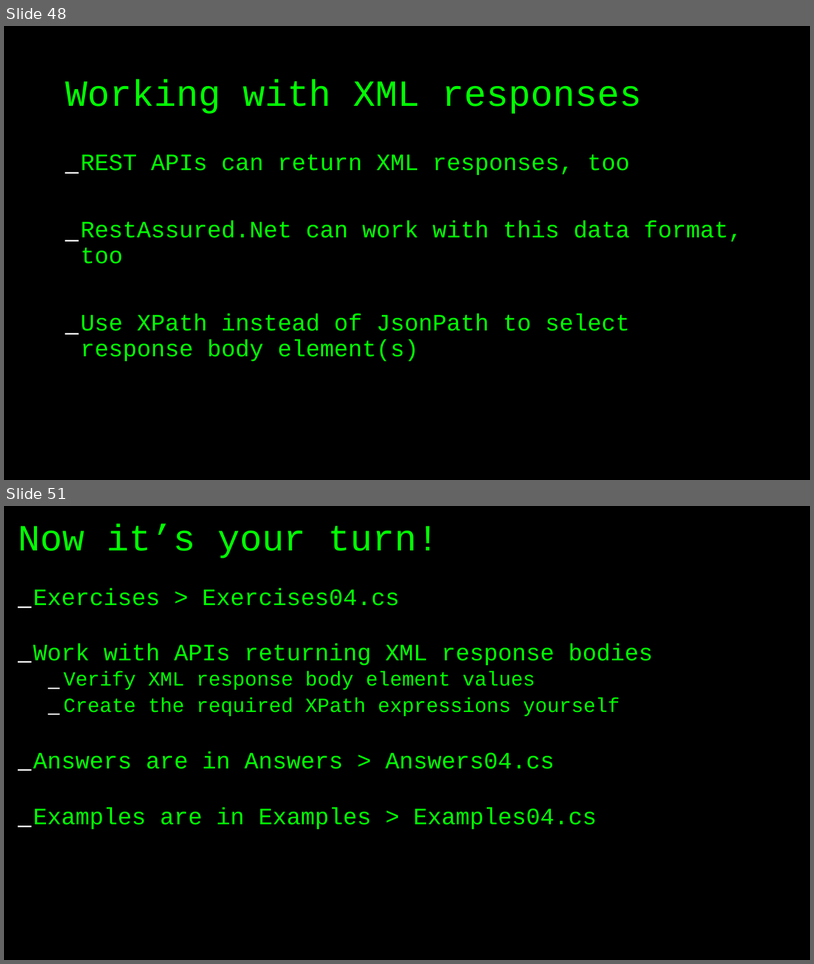
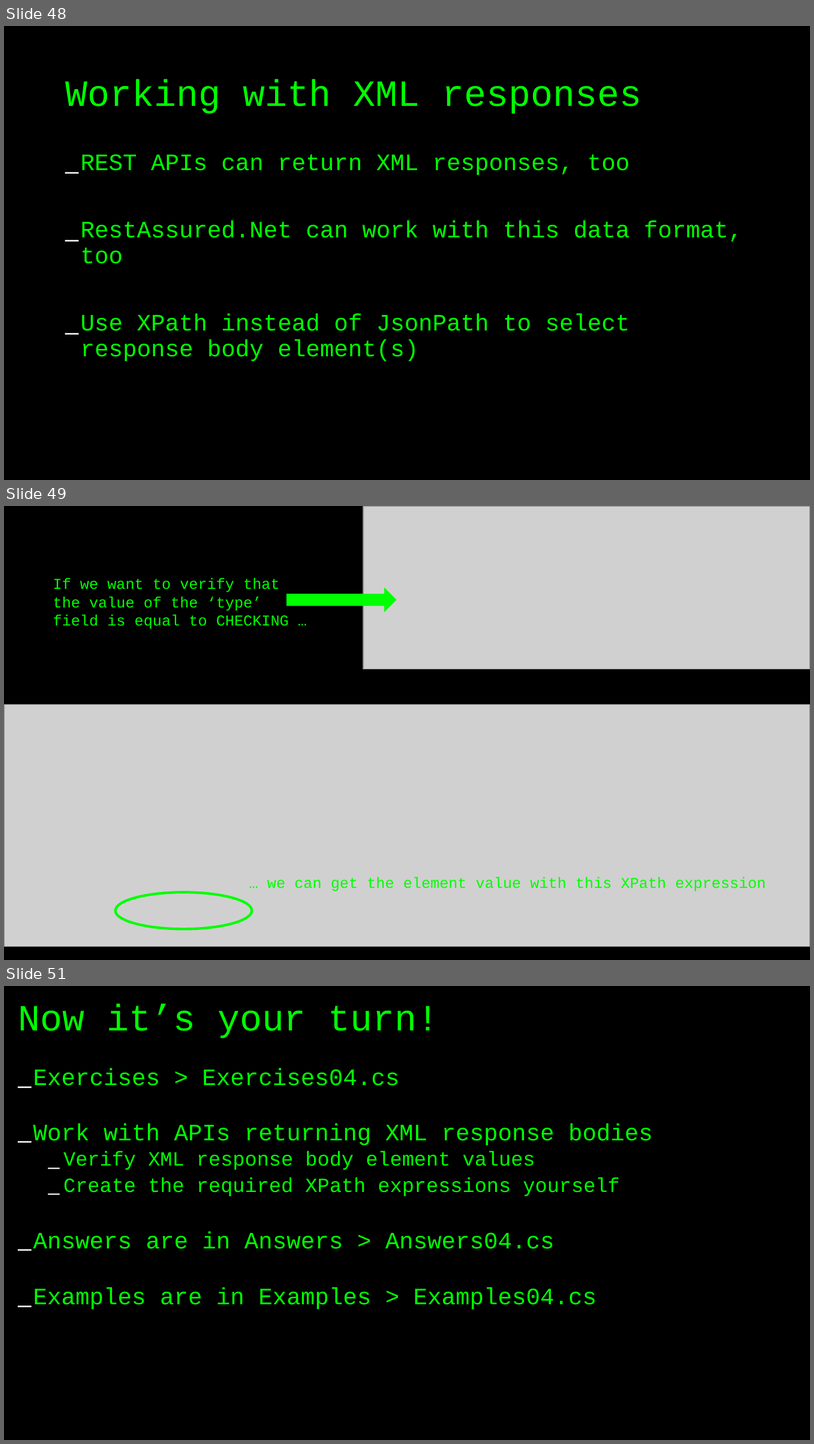
Before and after one commit to basdijkstra/rest-assured-net-workshop, a slide deck: RestAssuredNetWorkshop.odp. Shown one above the other, each under a label of ours: slides 48 and 51 before the commit, slides 48, 49 and 51 after it; the slides between them are not shown. The pictures are 814x964 and 814x1444 pixels, drawn with LibreOffice and Linux fonts; fonts in the diff are those of the drawing; grey boxes stand for pictures. Boxes give left, top, right and bottom in pixels: in the first picture for what was removed or moved away, otherwise in the second. Text is boxed around its words. In the diff, an @@ line names an element or a change of style, - is before the commit and + after.

```diff
--- a/RestAssuredNetWorkshop.odp
+++ b/RestAssuredNetWorkshop.odp
@@ slide 49 added at [4, 506, 810, 960], background #000000 @@
@@ picture added at [363, 506, 810, 669] @@
@@ text added at [53, 578, 289, 629], 18 pt, text #00FF00 @@
+If we want to verify that the value of the ‘type’ field is equal to CHECKING …
@@ freeform shape added at [287, 588, 396, 612], fill #00FF00 @@
@@ picture added at [4, 705, 810, 946] @@
@@ text added at [267, 877, 766, 891], 18 pt, text #00FF00 @@
+… we can get the element value with this XPath expression
@@ freeform shape added at [116, 892, 252, 929], outline #00FF00 3 pt @@
```
Also in this commit, not shown: 3 other slides added, 4 slides removed, 2 other files.
